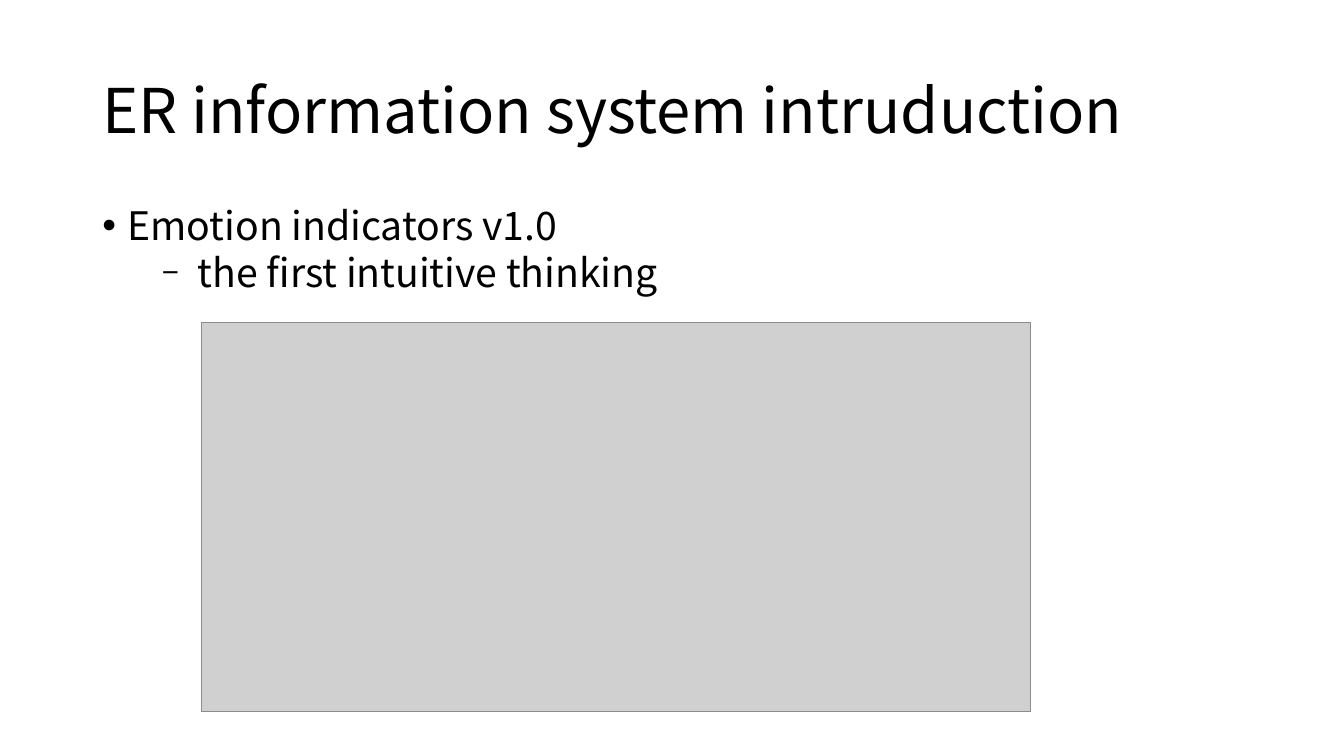
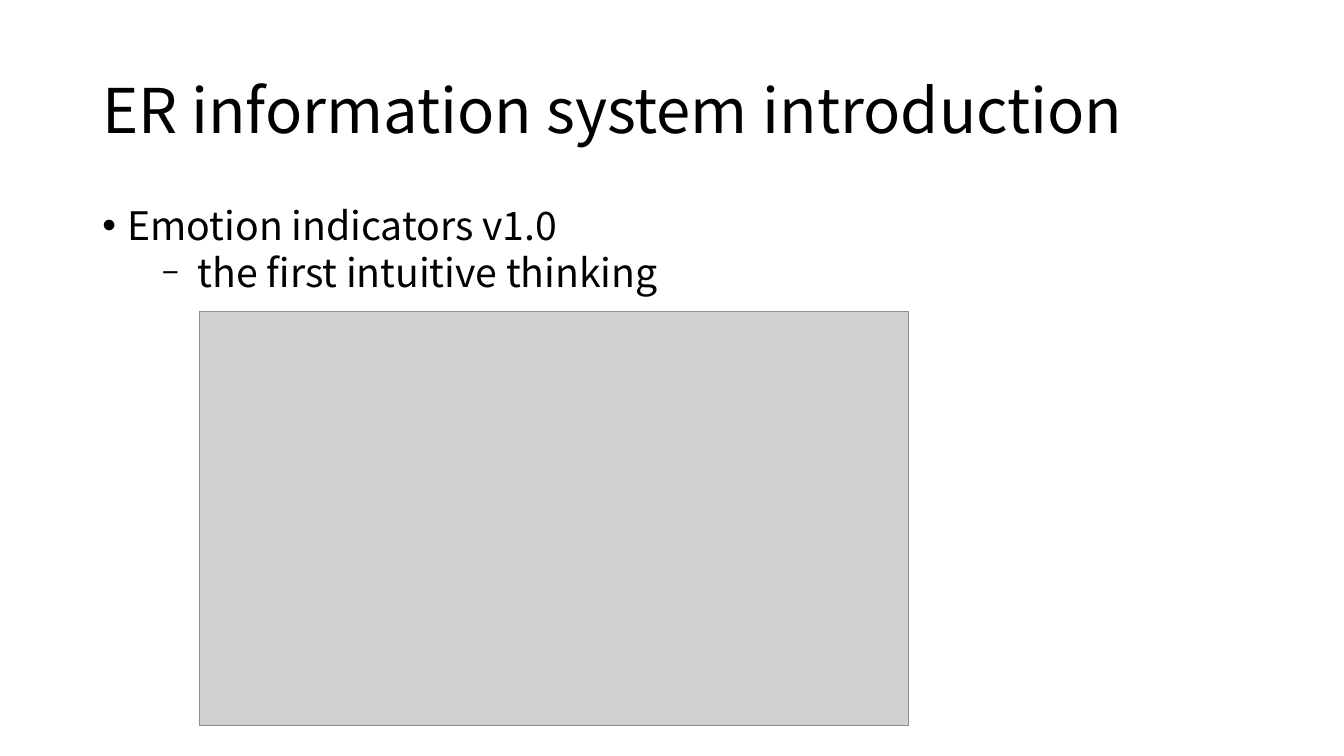
Before and after one commit to REDY-a/portfolio, a slide deck: slide 6 of maker/2 ER design v2.0.pptx. Drawn at 1344x756 pixels with LibreOffice and Linux fonts; fonts in the diff are those of the drawing; grey boxes stand for pictures; background and template pictures are left out. Boxes give left, top, right and bottom in pixels: in the first picture for what was removed or moved away, otherwise in the second. Text is boxed around its words. In the diff, an @@ line names an element or a change of style, - is before the commit and + after.

```diff
--- a/maker/2 ER design v2.0.pptx
+++ b/maker/2 ER design v2.0.pptx
@@ text at (102,83,1123,148): text changed @@
-ER information system intruduction
+ER information system introduction
@@ picture: place and size @@
-picture at (202,323,1031,712)
+picture at (200,312,908,725)
```
Also in this commit, not shown: 14 other slides changed, 3 slides added, 1 other file.
